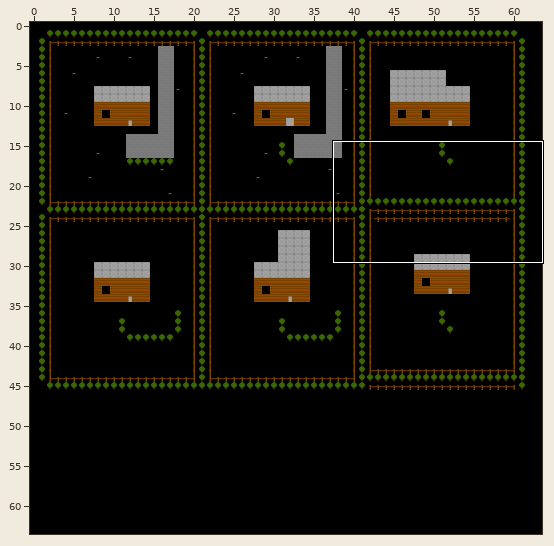
Tiled map -- Content/suburb.tmx. Above: a wide view before the commit, with the close-up outlined.
Close-up. The starting point:
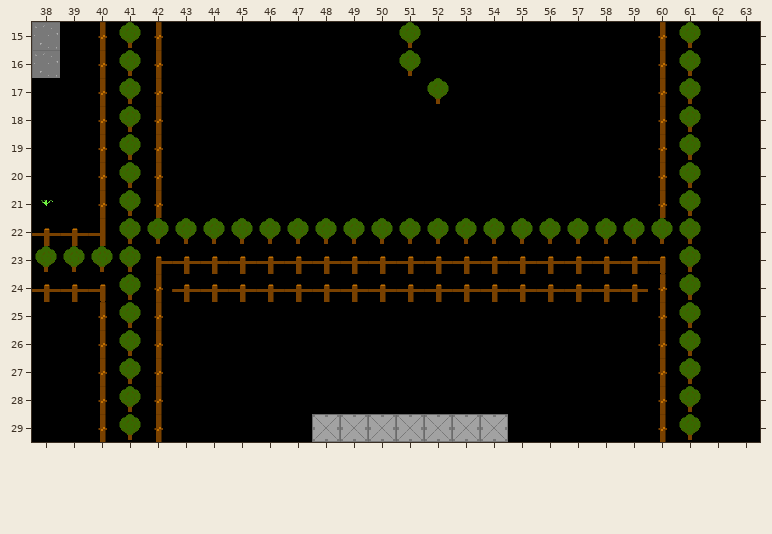
Cells are 32x32 px. Shown: x 38..63, y 15..29. The commit also changed other parts of the map, which this record leaves out. Tiles whose own drawing changed are shown in their newer look in all pictures.
The result:
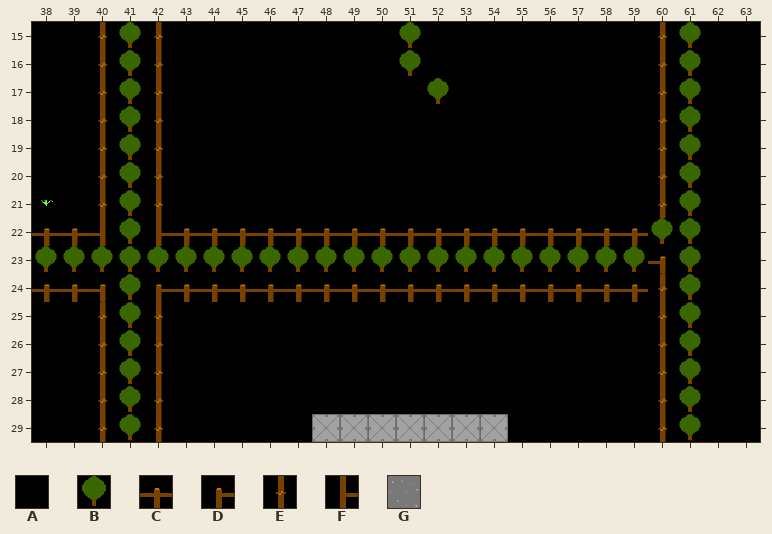
Key: from "tileset": A 0, B 1, C 2, D 4, E 5, F 6, G 9.
_ is an empty cell, . an unchanged one.
What changed:
--- layer "main"
@@ x 38..38 @@
-15 G
-16 G
+15 A
+16 A
--- layer "collision"
@@ x 42..59 @@
-22 BBBBBBBBBBBBBBBBBB
-23 DCCCCCCCCCCCCCCCCC
-24 E.................
+22 FCCCCCCCCCCCCCCCCC
+23 BBBBBBBBBBBBBBBBBB
+24 D.................
Changed places in both close-ups, as pixel boxes (x1, y1, x2, y2):
changed: (32, 22, 60, 78)
changed: (147, 218, 648, 292)
